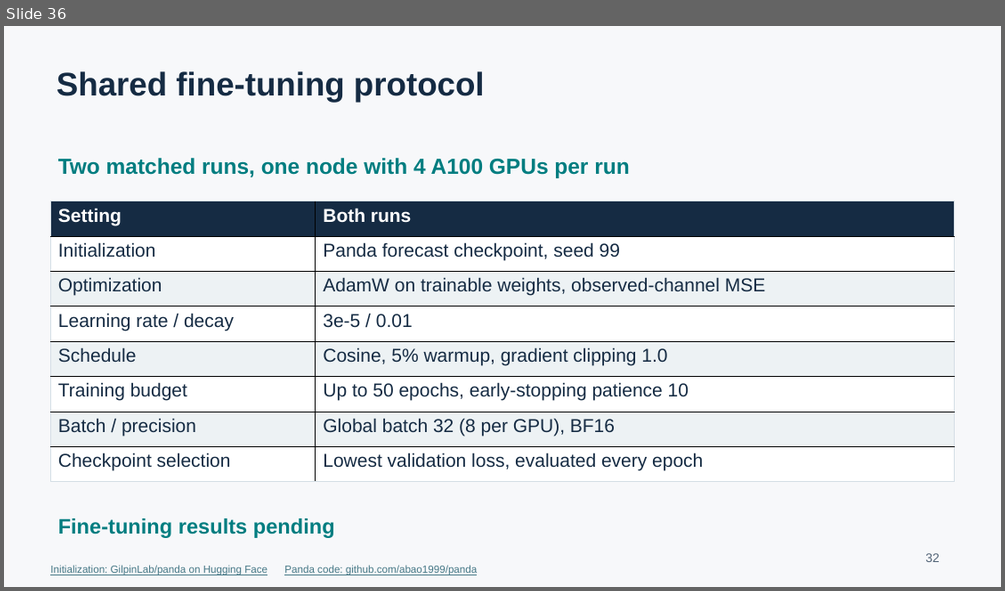
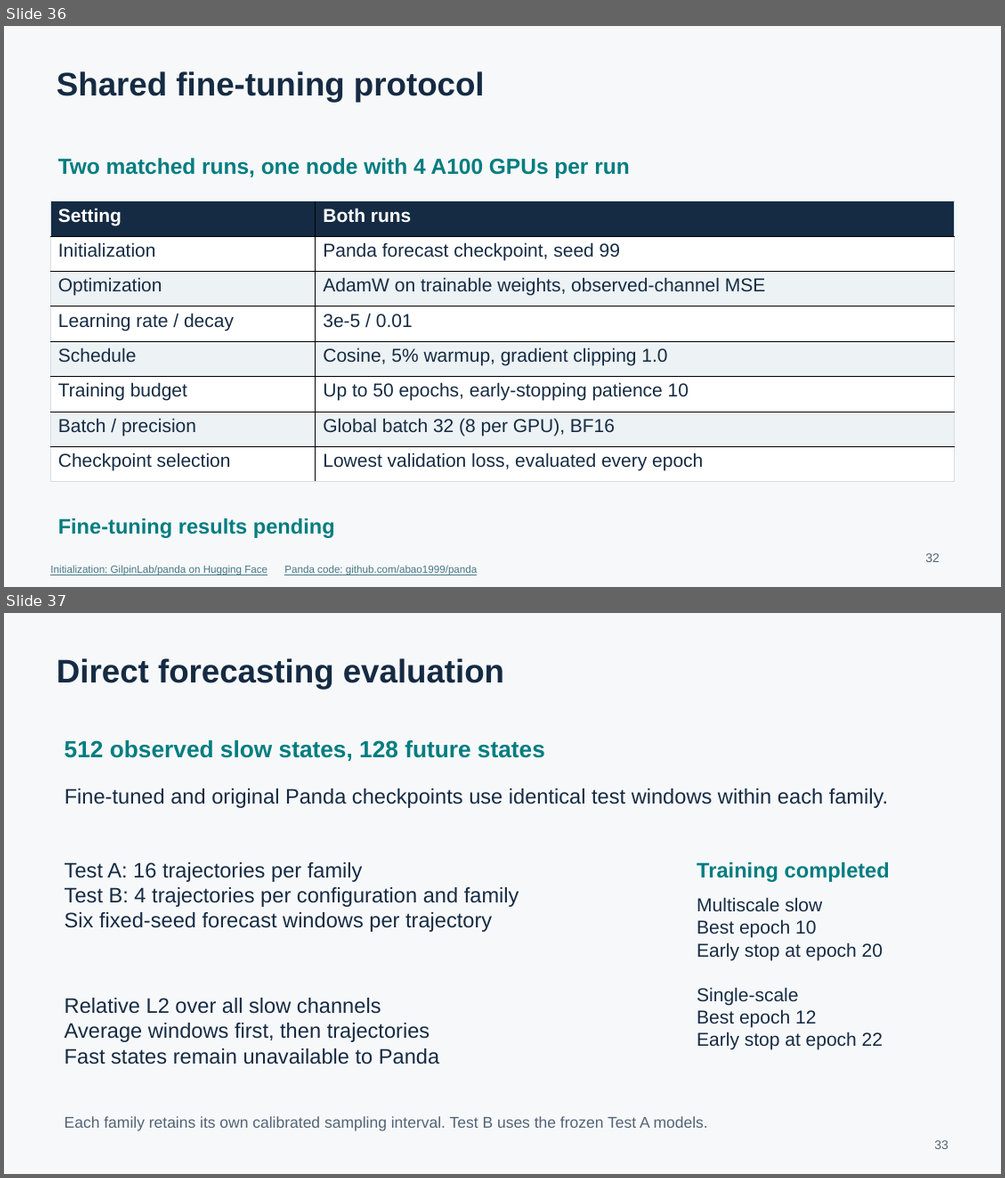
Before and after one commit to yzheng-ee/MultiscaleDynamicsAI, a slide deck: presentation.pptx. Shown one above the other, each under a label of ours: slide 36 before the commit, slides 36 and 37 after it. The pictures are 1005x591 and 1005x1178 pixels, drawn with LibreOffice and Linux fonts; fonts in the diff are those of the drawing. Boxes give left, top, right and bottom in pixels: in the first picture for what was removed or moved away, otherwise in the second. Text is boxed around its words. In the diff, an @@ line names an element or a change of style, - is before the commit and + after.

```diff
--- a/presentation.pptx
+++ b/presentation.pptx
@@ slide 37 added at (4,613,1001,1174), background #F7F8FA @@
@@ text added at (57,658,504,689), 31.5 pt, text #152B43, bold @@
+Direct forecasting evaluation
@@ text added at (65,740,545,761), 22.5 pt, text #007D80, bold @@
+512 observed slow states, 128 future states
@@ text added at (65,788,888,808), 20.2 pt, text #152B43 @@
+Fine-tuned and original Panda checkpoints use identical test windows within each family.
@@ text added at (65,862,519,932), 20.2 pt, text #152B43 @@
+Test A: 16 trajectories per family
+Test B: 4 trajectories per configuration and family
+Six fixed-seed forecast windows per trajectory
@@ text added at (696,862,890,882), 20.2 pt, text #007D80, bold @@
+Training completed
@@ text added at (696,897,882,1050), 18 pt, text #152B43 @@
+Multiscale slow
+Best epoch 10
+Early stop at epoch 20
+Single-scale
+Best epoch 12
+Early stop at epoch 22
@@ text added at (65,997,439,1064), 20.2 pt, text #152B43 @@
+Relative L2 over all slow channels
+Average windows first, then trajectories
+Fast states remain unavailable to Panda
@@ text added at (65,1116,708,1131), 15 pt, text #526477 @@
+Each family retains its own calibrated sampling interval. Test B uses the frozen Test A models.
@@ text added at (934,1140,948,1149), 12 pt, text #526477 @@
+33
```
Also in this commit, not shown: 7 other slides added, 5 other files.
